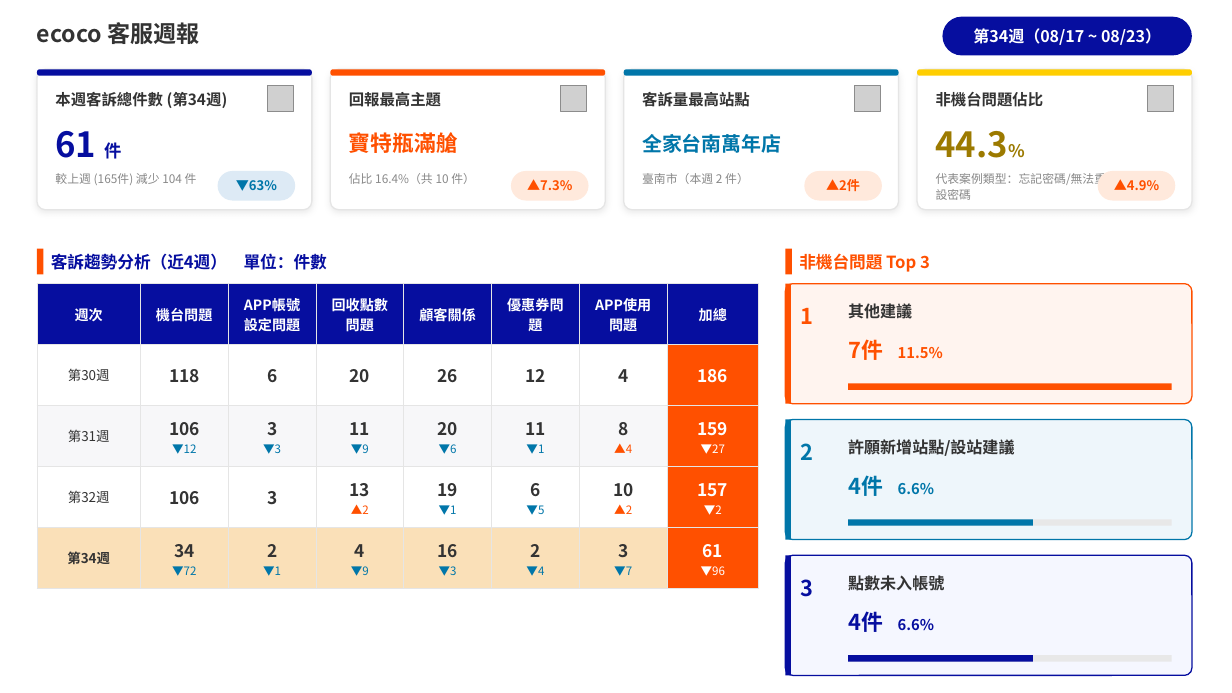
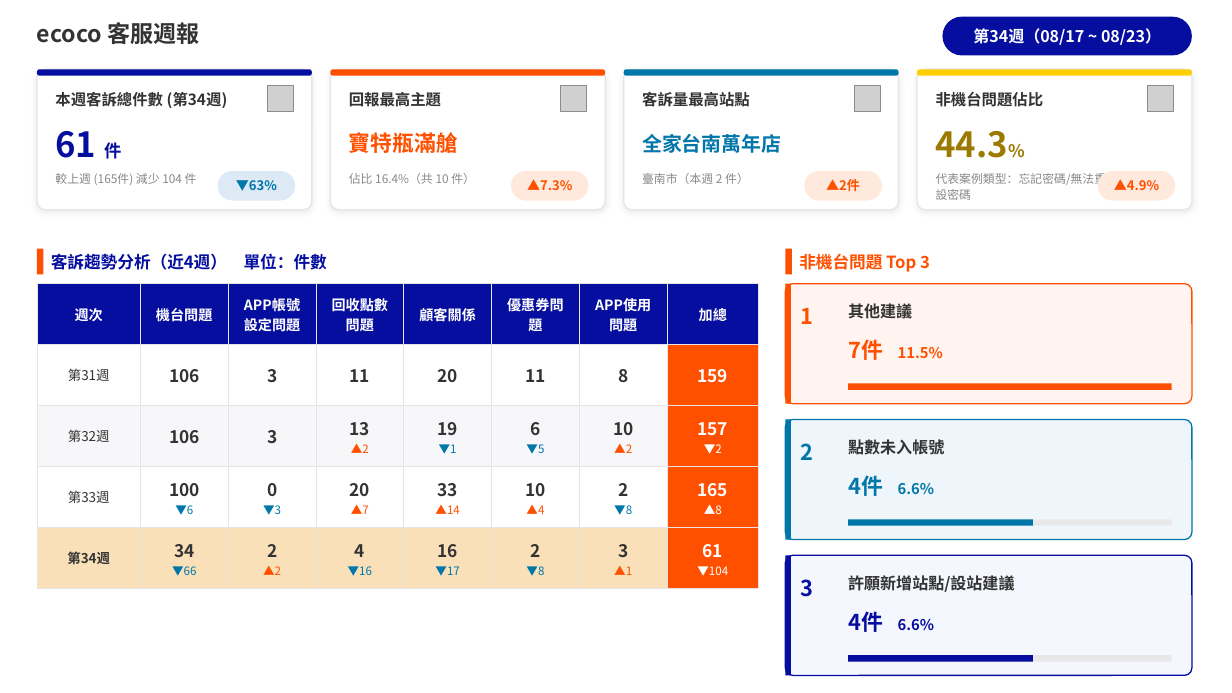
Before and after one commit to fen-ecoco/Operations-Weekly-Report, a slide deck: slide 1 of automation/ecoco_客服週報_第34週_0817~0823.pptx. Drawn at 1232x693 pixels with LibreOffice and Linux fonts; fonts in the diff are those of the drawing; grey boxes stand for pictures. Boxes give left, top, right and bottom in pixels: in the first picture for what was removed or moved away, otherwise in the second. Text is boxed around its words. In the diff, an @@ line names an element or a change of style, - is before the commit and + after.

```diff
--- a/automation/ecoco_客服週報_第34週_0817~0823.pptx
+++ b/automation/ecoco_客服週報_第34週_0817~0823.pptx
@@ table at box(37, 284, 759, 589) @@
-row 2: 第30週 | 118 | 6 | 20 | 26 | 12 | 4 | 186
-row 3: 第31週 | 106 / ▼12 | 3 / ▼3 | 11 / ▼9 | 20 / ▼6 | 11 / ▼1 | 8 / ▲4 | 159 / ▼27
+row 2: 第31週 | 106 | 3 | 11 | 20 | 11 | 8 | 159
-row 5: 第34週 | 34 / ▼72 | 2 / ▼1 | 4 / ▼9 | 16 / ▼3 | 2 / ▼4 | 3 / ▼7 | 61 / ▼96
+row 4: 第33週 | 100 / ▼6 | 0 / ▼3 | 20 / ▲7 | 33 / ▲14 | 10 / ▲4 | 2 / ▼8 | 165 / ▲8
+row 5: 第34週 | 34 / ▼66 | 2 / ▲2 | 4 / ▼16 | 16 / ▼17 | 2 / ▼8 | 3 / ▲1 | 61 / ▼104
@@ text at box(848, 439, 944, 455): text changed @@
-許願新增站點/設站建議
+點數未入帳號
@@ text at box(848, 575, 1014, 592): text changed @@
-點數未入帳號
+許願新增站點/設站建議
```
Also in this commit, not shown: 2 other slides changed, 25 other files.
